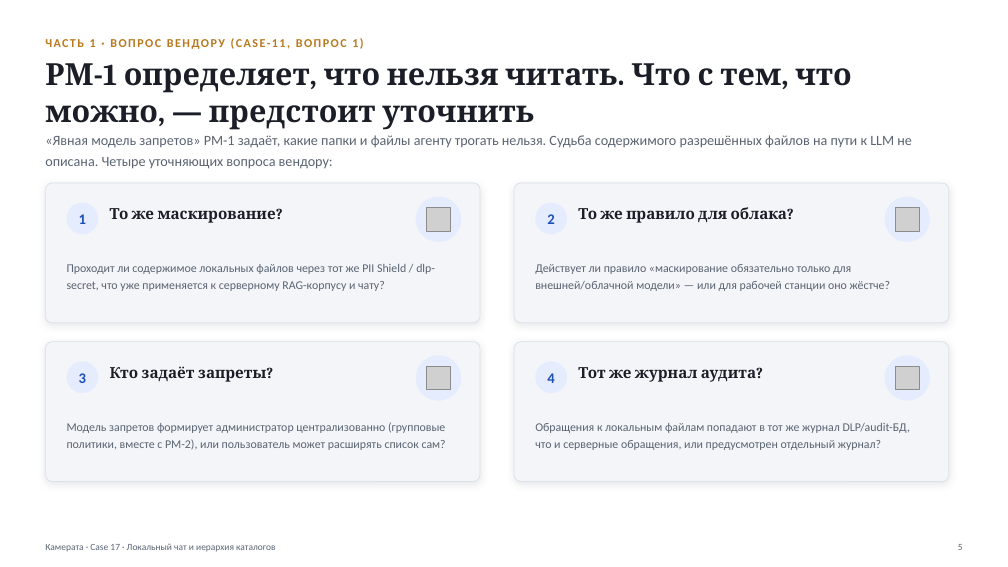
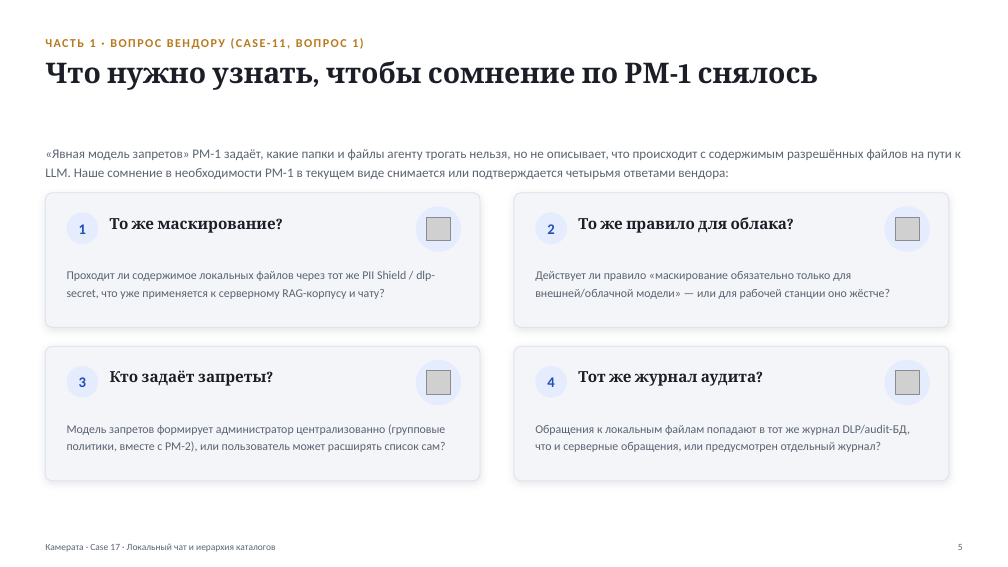
Before and after one commit to vladilslavandrosov-prog/job-RAG, a slide deck: slide 5 of docs/presentations/case-17-lokalny-chat-i-ierarhiya-katalogov.pptx. Drawn at 1008x567 pixels with LibreOffice and Linux fonts; fonts in the diff are those of the drawing; grey boxes stand for pictures. Boxes give left, top, right and bottom in pixels: in the first picture for what was removed or moved away, otherwise in the second. Text is boxed around its words. In the diff, an @@ line names an element or a change of style, - is before the commit and + after.

```diff
--- a/docs/presentations/case-17-lokalny-chat-i-ierarhiya-katalogov.pptx
+++ b/docs/presentations/case-17-lokalny-chat-i-ierarhiya-katalogov.pptx
@@ text at [45,61,818,90]: text changed; size 29 to 27 pt @@
-РМ-1 определяет, что нельзя читать. Что с тем, что можно, — предстоит уточнить
+Что нужно узнать, чтобы сомнение по РМ-1 снялось
@@ text at [45,149,961,179]: text changed; size 13.5 to 12.5 pt @@
-«Явная модель запретов» РМ-1 задаёт, какие папки и файлы агенту трогать нельзя. Судьба содержимого разрешённых файлов на пути к LLM не описана. Четыре уточняющих вопроса вендору:
+«Явная модель запретов» РМ-1 задаёт, какие папки и файлы агенту трогать нельзя, но не описывает, что происходит с содержимым разрешённых файлов на пути к LLM. Наше сомнение в необходимости РМ-1 в текущем виде снимается или подтверждается четырьмя ответами вендора:
@@ rounded rectangle: place and size @@
-rounded rectangle at [45,183,480,323]
+rounded rectangle at [45,193,480,327]
@@ proportions changed in 4 elements at [45,346,480,481], [514,346,949,481], [45,193,480,327], [514,193,949,327] @@
@@ rounded rectangle: place and size @@
-rounded rectangle at [514,183,949,323]
+rounded rectangle at [514,193,949,327]
@@ 4 texts, 2 pictures, 2 rounded rectangles, 2 ellipses: place and size @@
-4 texts, 2 pictures, 2 rounded rectangles, 2 ellipses at [67,197,930,242]
+4 texts, 2 pictures, 2 rounded rectangles, 2 ellipses at [67,206,930,252]
@@ text "Проходит ли содержимое локальных файлов ...": place and size @@
-text "Проходит ли содержимое локальных файлов ..." at [67,264,435,291]
+text "Проходит ли содержимое локальных файлов ..." at [67,271,435,299]
@@ text "Действует ли правило «маскирование обязательно ...": place and size @@
-text "Действует ли правило «маскирование обязательно ..." at [535,264,890,291]
+text "Действует ли правило «маскирование обязательно ..." at [535,271,890,299]
@@ rounded rectangle: place and size @@
-rounded rectangle at [45,342,480,482]
+rounded rectangle at [45,346,480,481]
@@ rounded rectangle: place and size @@
-rounded rectangle at [514,342,949,482]
+rounded rectangle at [514,346,949,481]
@@ 4 texts, 2 pictures, 2 rounded rectangles, 2 ellipses: place and size @@
-4 texts, 2 pictures, 2 rounded rectangles, 2 ellipses at [67,355,930,401]
+4 texts, 2 pictures, 2 rounded rectangles, 2 ellipses at [67,360,930,405]
```
Also in this commit, not shown: 12 other slides changed.
